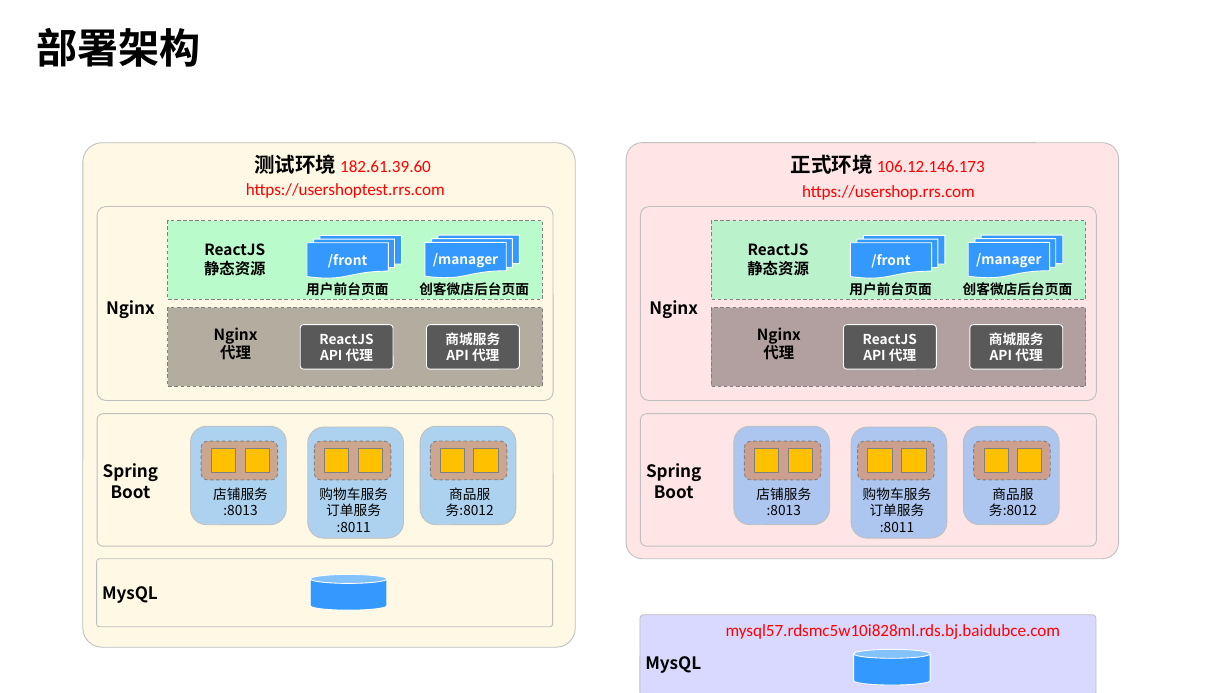
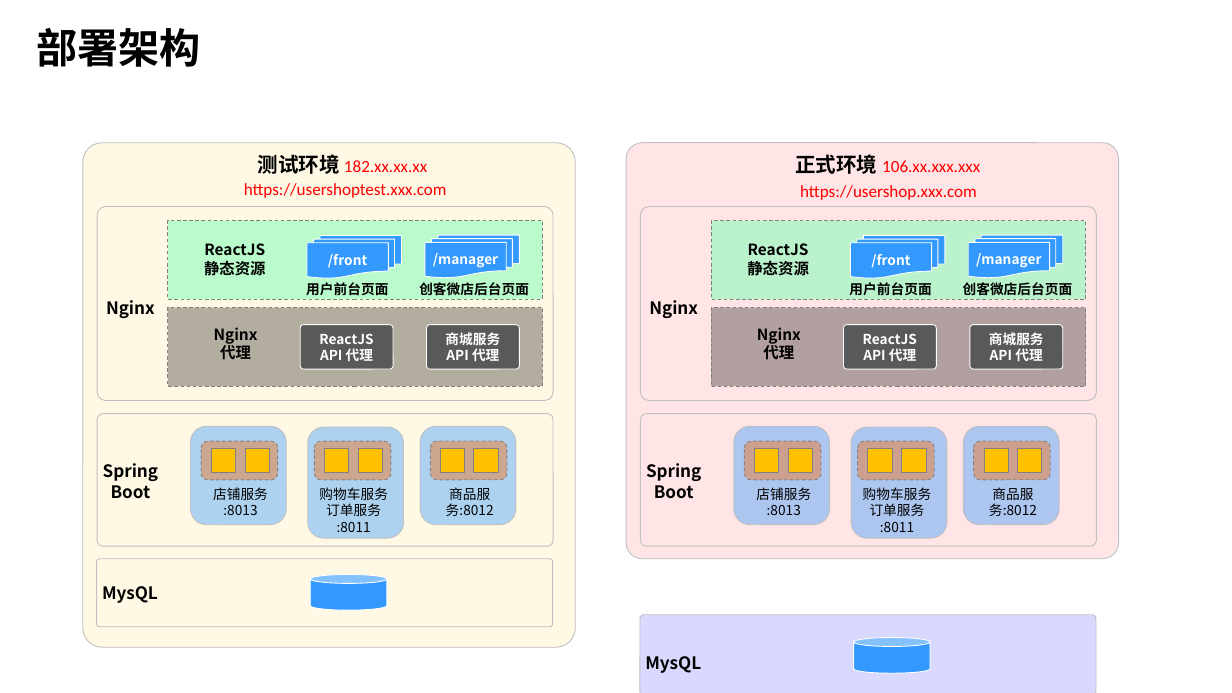
Before and after one commit to dongann/shop-desgin, a slide deck: slide 4 of design-resource.pptx. Drawn at 1232x693 pixels with LibreOffice and Linux fonts; fonts in the diff are those of the drawing; background and template pictures are left out. Boxes give left, top, right and bottom in pixels: in the first picture for what was removed or moved away, otherwise in the second. Text is boxed around its words. In the diff, an @@ line names an element or a change of style, - is before the commit and + after.

```diff
--- a/design-resource.pptx
+++ b/design-resource.pptx
@@ text at [258, 154, 427, 174]: text changed @@
-测试环境 182.61.39.60
+测试环境 182.xx.xx.xx
@@ text at [795, 154, 980, 174]: text changed @@
-正式环境 106.12.146.173
+正式环境 106.xx.xxx.xxx
@@ text at [244, 183, 447, 198]: text changed @@
-https://usershoptest.rrs.com
+https://usershoptest.xxx.com
@@ text at [800, 185, 977, 200]: text changed @@
-https://usershop.rrs.com
+https://usershop.xxx.com
@@ text removed at [726, 624, 1061, 639] @@
-mysql57.rdsmc5w10i828ml.rds.bj.baidubce.com
@@ cylinder: place and size @@
-cylinder at [854, 649, 930, 685]
+cylinder at [854, 637, 930, 673]
```
Also in this commit, not shown: 1 other file.
